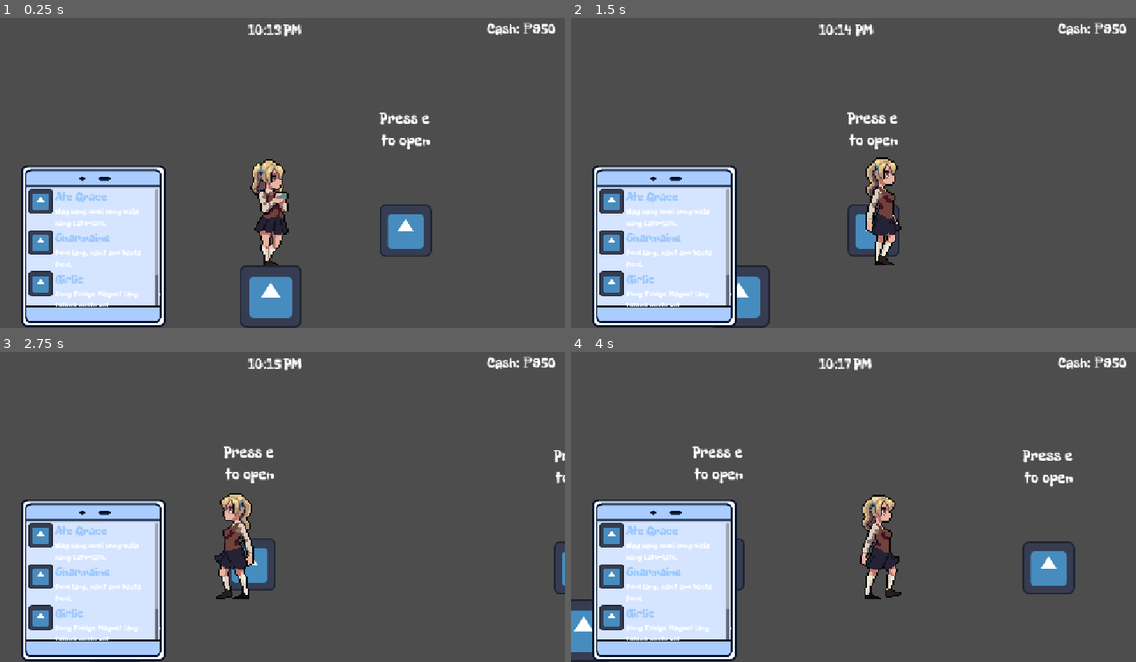
Above: before the commit, frames 1-4 (two rows, left to right).
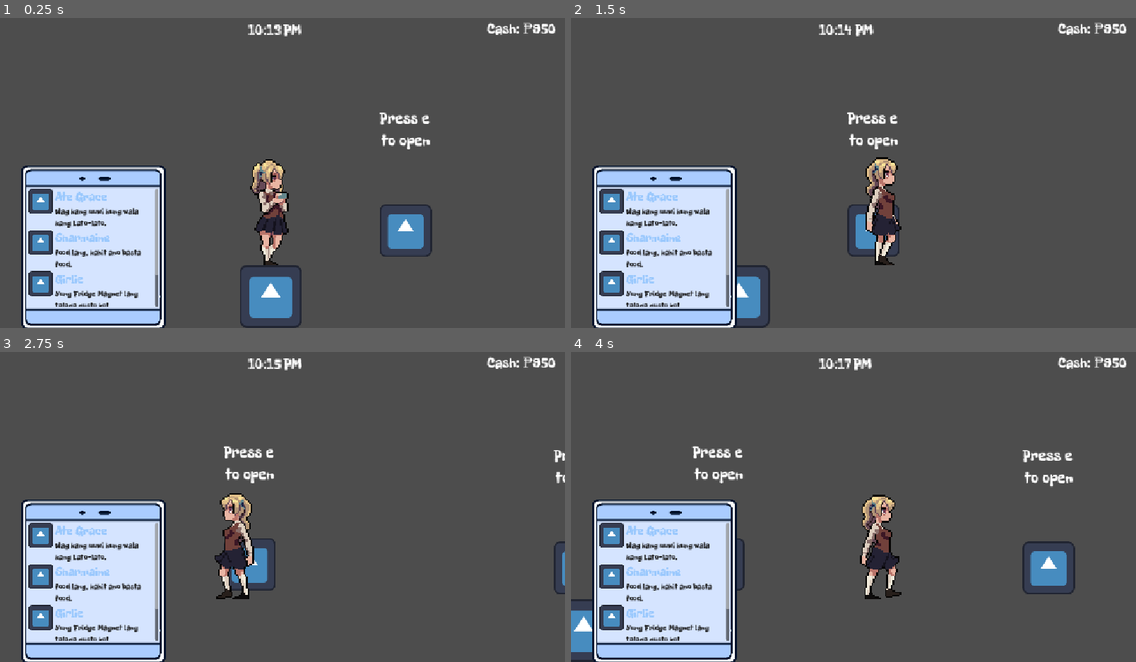
Above: after the commit, the same moments.

Repository: Ronbc779/Game-Jam
Game: Godot game, scene res://scenes/main.tscn
Two runs of this game, one before a commit and one after it. Both use one fixed random seed, a clock stepped at 60 frames per second and the inputs below. The engine's default icon, where the game draws it, is replaced by a stand-in: a white triangle on a blue panel in a dark square.
Inputs:
- Up to frame 1 (0.25 s): no input
- Up to frame 2 (1.5 s): tap E (interact) at 0.5 s; hold E (interact) 0.53-1.28 s; hold D (right) from 0.53 s (still down); tap Ctrl (sprint) at 1.35 s
- Up to frame 3 (2.75 s): tap E (interact) at 2 s; release D (right) at 2.03 s; hold A (left) from 2.03 s (still down); hold E (interact) from 2.03 s (still down)
- Up to frame 4 (4 s): release A (left) at 2.78 s; release E (interact) at 2.78 s; hold D (right) from 2.78 s (still down); tap Ctrl (sprint) at 2.85 s; tap E (interact) at 3.5 s; hold E (interact) from 3.53 s (still down)

The runs differ from the first frame. In frame 1, 1.9% of the frame differs, in the area x 3-30%, y 61-100%; in frame 2, 1.9%; in frame 3, 1.9%; in frame 4, 1.9%.

Commit message:
changed font color

Diff:
--- a/scenes/main.tscn
+++ b/scenes/main.tscn
@@ -59,7 +59,7 @@
 offset_left = 43.0
 offset_top = 317.0
 offset_right = 298.0
-offset_bottom = 606.0
+offset_bottom = 611.0
 grow_horizontal = 2
 grow_vertical = 2
 texture = ExtResource("6_choun")
--- a/scenes/requirement_row.tscn
+++ b/scenes/requirement_row.tscn
@@ -34,6 +34,7 @@
 
 [node name="MessageLabel" type="Label" parent="TextBlock" unique_id=94569962]
 layout_mode = 2
+theme_override_colors/font_color = Color(0.10224319, 0.10224321, 0.10224321, 1)
 theme_override_fonts/font = ExtResource("1_0rf5w")
 theme_override_font_sizes/font_size = 16
 text = "I WANT A TOY"
